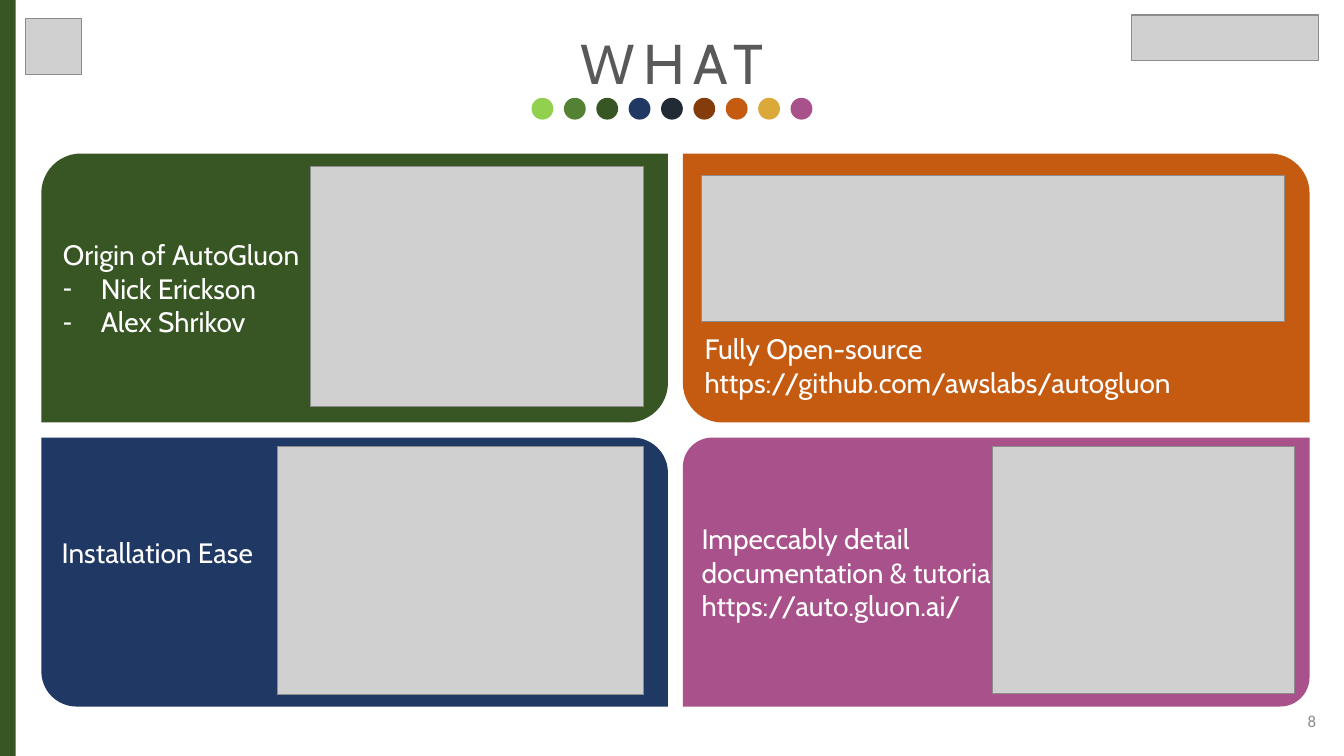
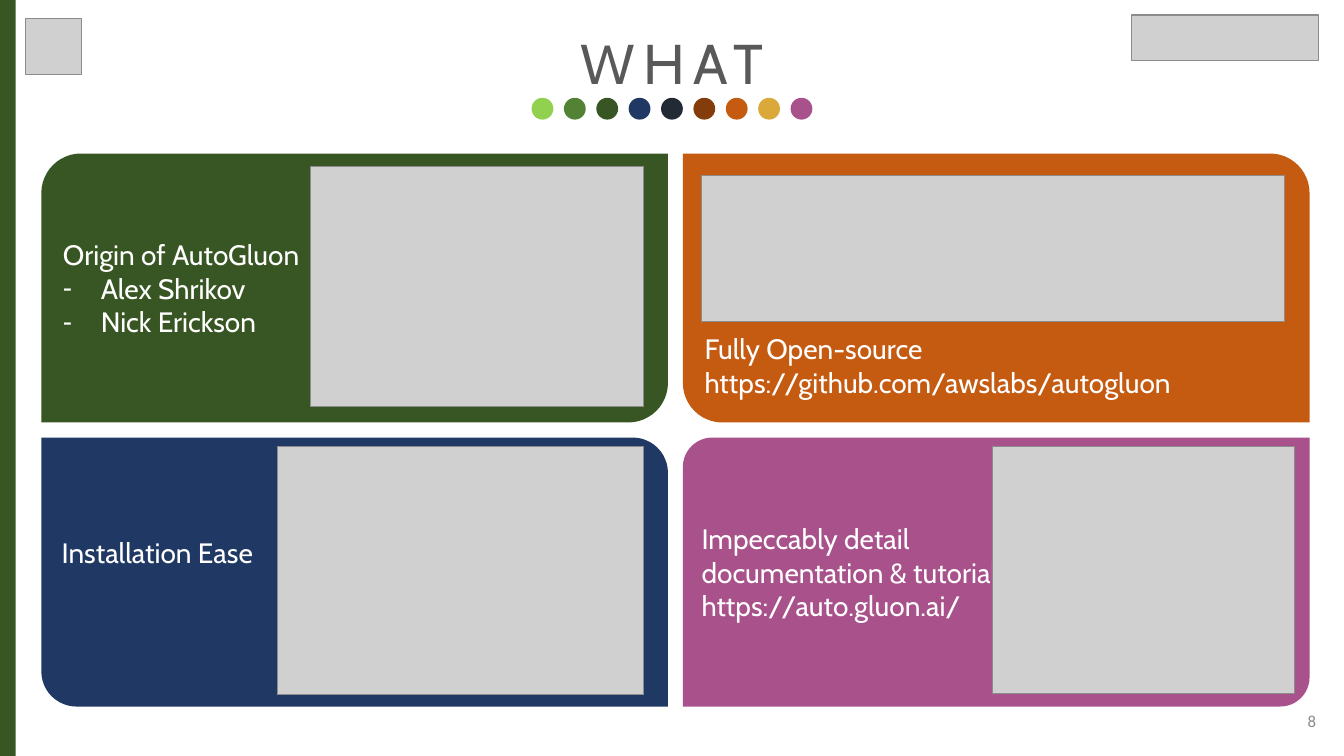
Before and after one commit to djoguns/brightonr-autogluon-wagon, a slide deck: slide 8 of docs/2022-04-28 BrightonR, Dayo Oguntoyinbo AutoGluon Presentation.pptx. Drawn at 1344x756 pixels with LibreOffice and Linux fonts; fonts in the diff are those of the drawing; grey boxes stand for pictures. Boxes give left, top, right and bottom in pixels: in the first picture for what was removed or moved away, otherwise in the second. Text is boxed around its words. In the diff, an @@ line names an element or a change of style, - is before the commit and + after.

```diff
--- a/docs/2022-04-28 BrightonR, Dayo Oguntoyinbo AutoGluon Presentation.pptx
+++ b/docs/2022-04-28 BrightonR, Dayo Oguntoyinbo AutoGluon Presentation.pptx
@@ text in round diag rect at box(101, 278, 245, 300): paragraph added @@
+– Alex Shrikov
@@ text in round diag rect at box(101, 311, 245, 333): paragraph removed @@
-– Alex Shrikov
```
Also in this commit, not shown: 5 other slides changed.
